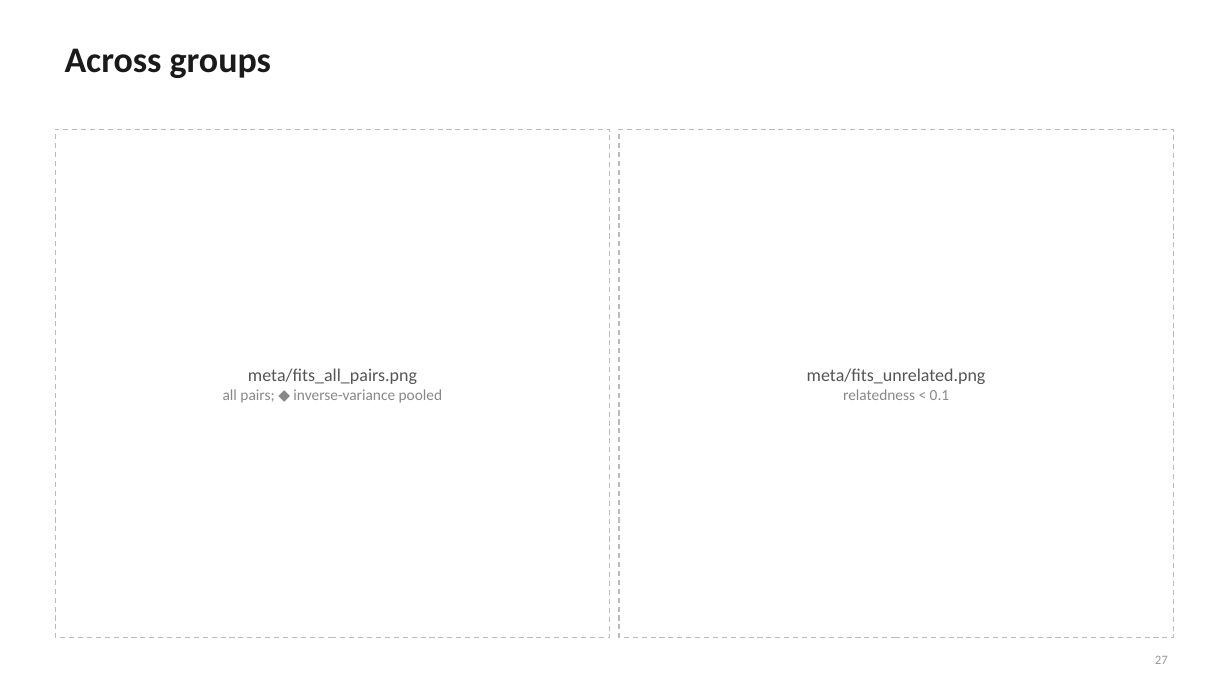
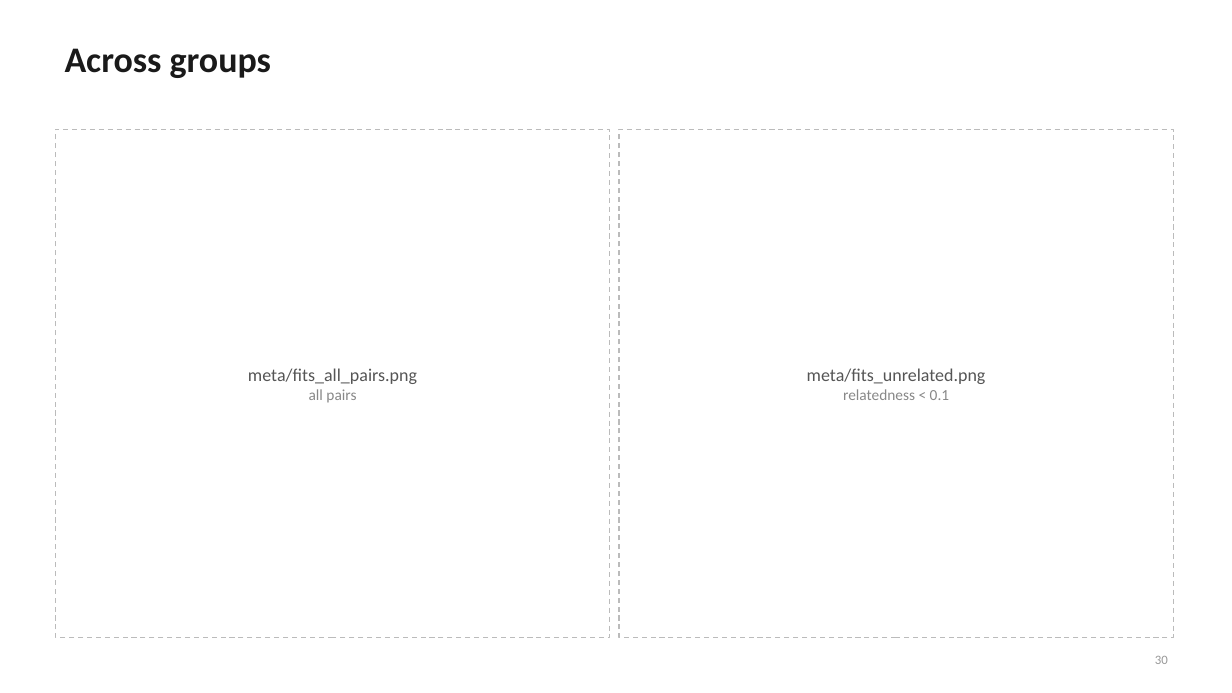
Before and after one commit to mkiravn/aou-covariance, a slide deck: slide 30 of slides/relatedness_scaffold.pptx (slide 27 before the commit). Drawn at 1232x693 pixels with LibreOffice and Linux fonts; fonts in the diff are those of the drawing. Boxes give left, top, right and bottom in pixels: in the first picture for what was removed or moved away, otherwise in the second. Text is boxed around its words. In the diff, an @@ line names an element or a change of style, - is before the commit and + after.

```diff
--- a/slides/relatedness_scaffold.pptx
+++ b/slides/relatedness_scaffold.pptx
@@ text at <box>309,389,356,402</box>: text changed @@
-all pairs; ◆ inverse-variance pooled
+all pairs
@@ page number at <box>1155,656,1168,664</box>: text changed @@
-27
+30
```
Also in this commit, not shown: 9 other slides changed, 3 slides added, 2 other files.
